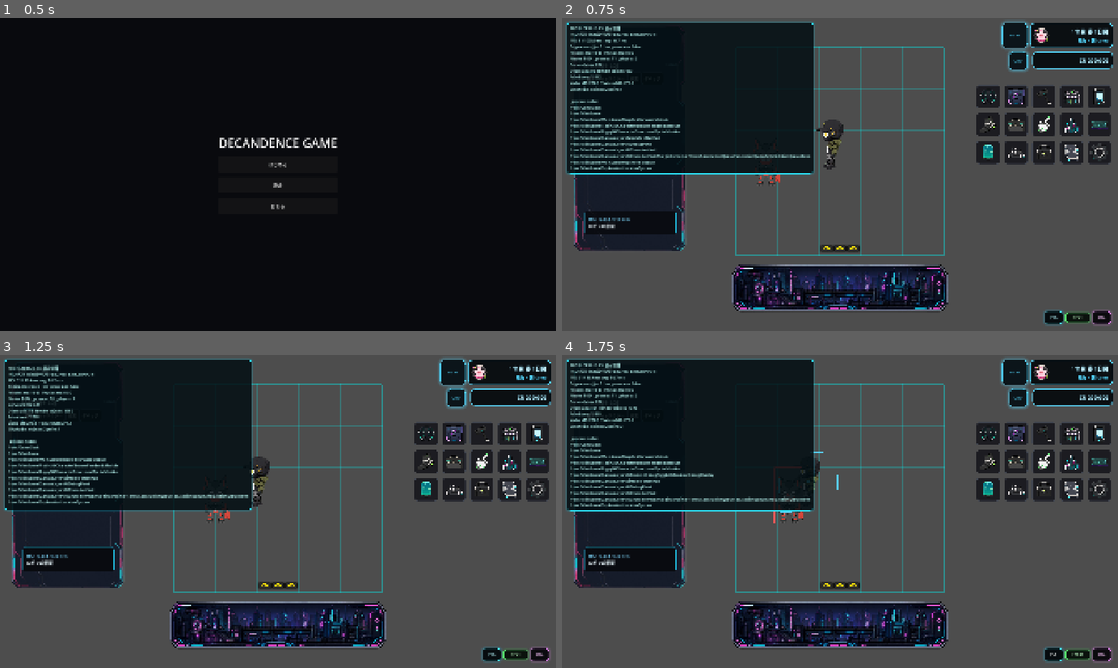
Above: before the commit, frames 1-4 (two rows, left to right).
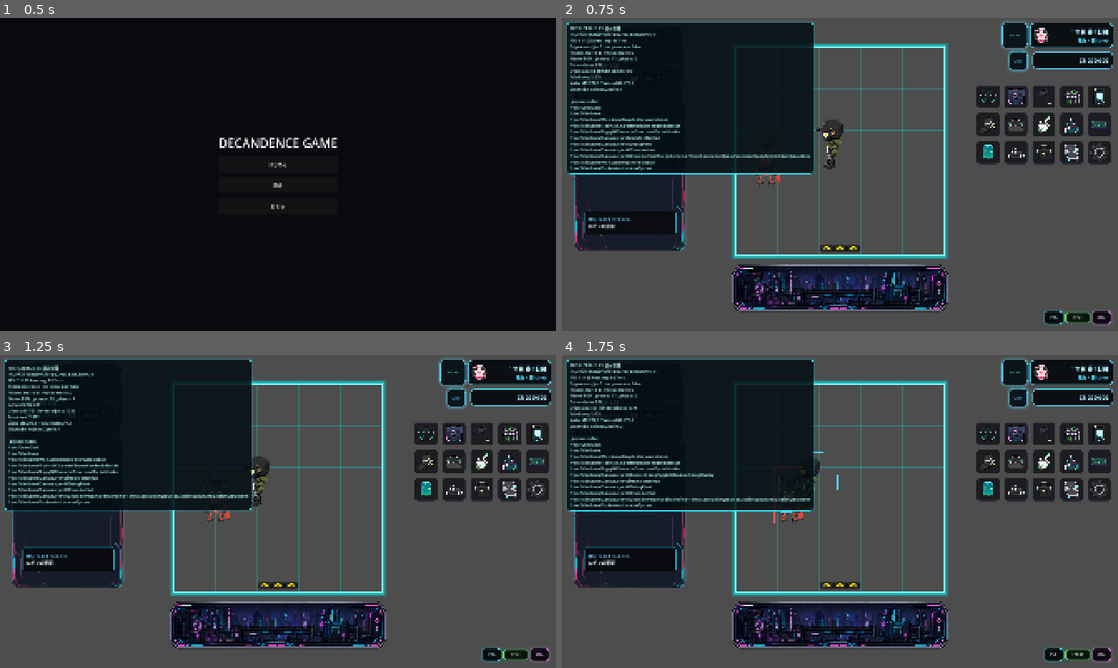
Above: after the commit, the same moments.

Repository: grimoire1089-coder/optimistic
Game: Godot game, scene res://Scenes/Boot/TitleScene.tscn
The game is run twice, just before and just after one commit, with the same random seed, the same clock (stepped at 60 frames per second) and the same inputs. Sound files missing from this copy of the repository are replaced by a short silence.
Inputs:
- Up to frame 1 (0.5 s): no input
- Up to frame 2 (0.75 s): click "はじめる" at 0.5 s
- Up to frame 3 (1.25 s): no input
- Up to frame 4 (1.75 s): click "POS" at 1.25 s

Frame 1 is identical in both runs. In frame 2, 1.8% of the frame differs, in the area x 5-70%, y 8-78%; in frame 3, 1.8%; in frame 4, 1.8%.

Commit message:
Restore main room neon map frame

Diff:
--- a/Scenes/Main/MainScene.tscn
+++ b/Scenes/Main/MainScene.tscn
@@ -89,6 +89,7 @@
 map_visual_offset = Vector2(0, -80)
 fixed_grid_size = Vector2i(15, 15)
 fit_cell_size_to_visual_rect = true
+show_neon_frame = true
 
 [node name="FurnitureRoot" type="Node2D" parent="RobinRoomMap" unique_id=1746896953]
 z_index = 1
